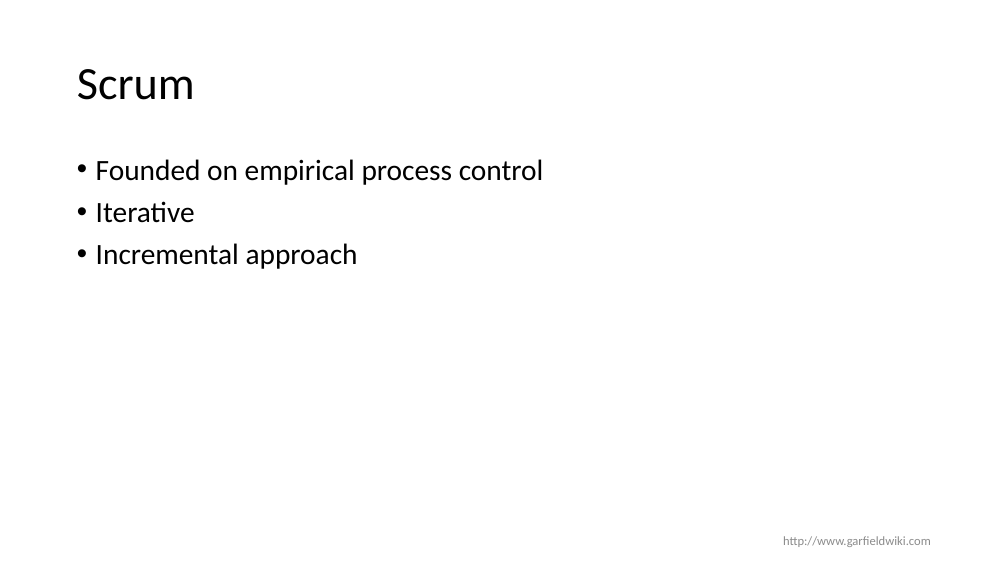
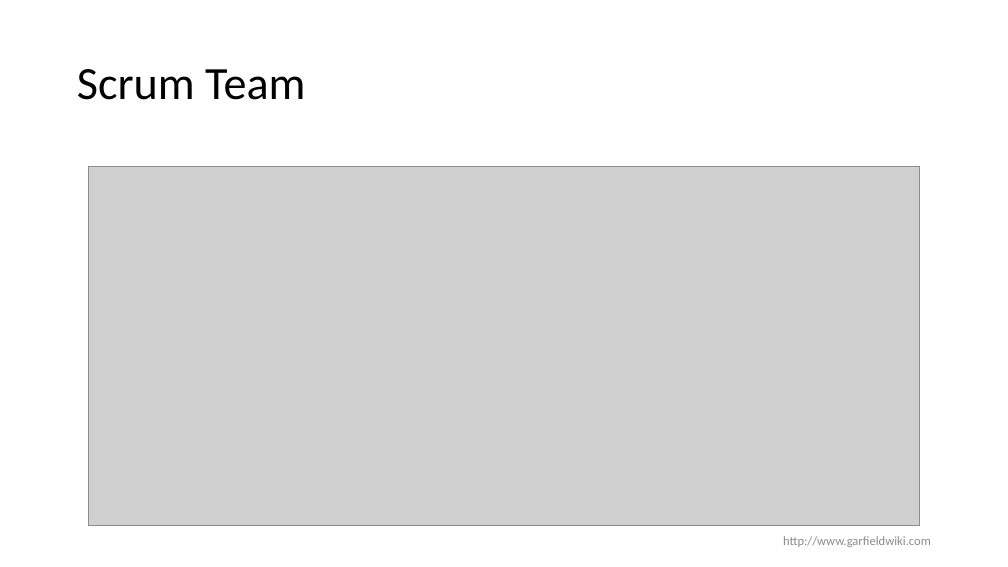
Before and after one commit to GarfieldDai/presentation, a slide deck: slide 5 of agile/SCRUM-TDD.pptx (slide 2 before the commit). Drawn at 1008x567 pixels with LibreOffice and Linux fonts; fonts in the diff are those of the drawing; grey boxes stand for pictures; background and template pictures are left out. Boxes give left, top, right and bottom in pixels: in the first picture for what was removed or moved away, otherwise in the second. Text is boxed around its words. In the diff, an @@ line names an element or a change of style, - is before the commit and + after.

Commit message:
update scrum

```diff
--- a/agile/SCRUM-TDD.pptx
+++ b/agile/SCRUM-TDD.pptx
@@ title at (77, 69, 305, 100): text changed @@
-Scrum
+Scrum Team
@@ picture added at (88, 166, 920, 526) @@
@@ text removed at (96, 159, 544, 269) @@
-• Founded on empirical process control
-• Iterative
-• Incremental approach
```
Also in this commit, not shown: 3 other slides changed, 3 slides added, 1 slide removed.
